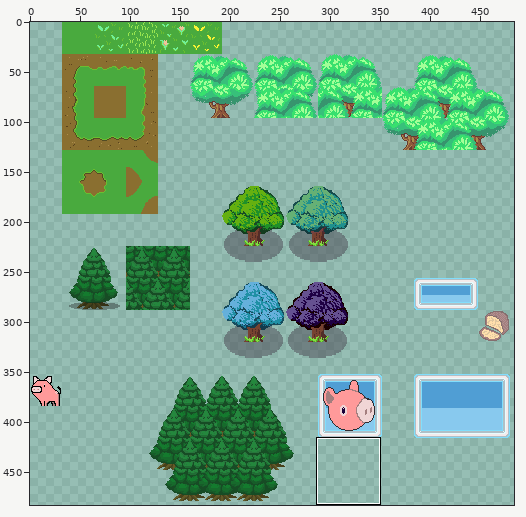
One commit to this sprite sheet: assets/sprites/Sprite-sheet.png. The first picture is a wide view before the edit; the outline marks the close-up.
Close-up. Earlier state:
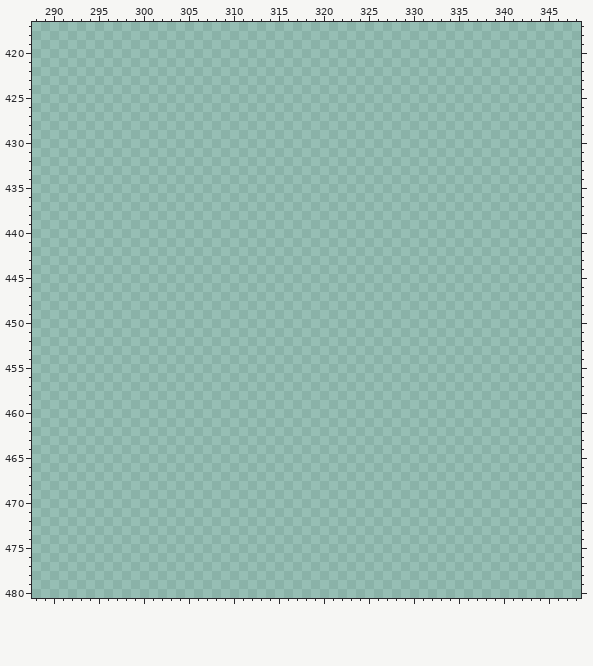
The file is 512x512 pixels. Colours within 5 levels of each other are drawn and written as one. Shown: x 288..348, y 417..480. The wide view leaves out empty margins. The commit also changed other parts of the picture, which this record leaves out.
Now the later version:
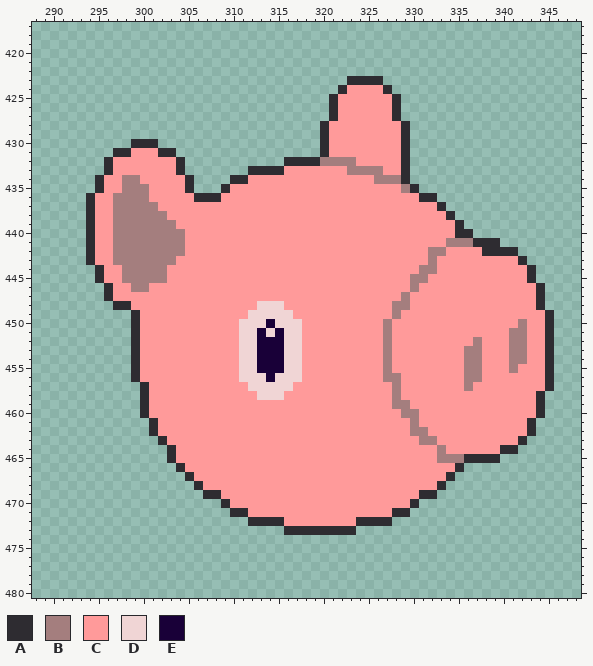
Palette (. is transparent): A #2e2c31  B #a47e7e  C #ff9a9a  D #f0d5d5  E #190038
Difference:
Changed rows in their new state; - is an unchanged pixel.
first column x 294:
423 -----------------------------AAAA-------------------
424 ----------------------------ACCCCA------------------
425 ---------------------------ACCCCCCA-----------------
426 ---------------------------ACCCCCCA-----------------
427 ---------------------------ACCCCCCA-----------------
428 --------------------------ACCCCCCCCA----------------
429 --------------------------ACCCCCCCCA----------------
430 -----AAA------------------ACCCCCCCCA----------------
431 ---AACCCAA----------------ACCCCCCCCA----------------
432 --ACCCCCCCA-----------AAAABBBBCCCCCA----------------
433 --ACCCCCCCA-------AAAACCCCCCCBBBBCCA----------------
434 -ACCBBCCCCCA----AACCCCCCCCCCCCCCBBBA----------------
435 -ACCBBBCCCCA---ACCCCCCCCCCCCCCCCCCCBA---------------
436 ACCBBBBCCCCCAAACCCCCCCCCCCCCCCCCCCCCCAA-------------
437 ACCBBBBBCCCCCCCCCCCCCCCCCCCCCCCCCCCCCCCA------------
438 ACCBBBBBBCCCCCCCCCCCCCCCCCCCCCCCCCCCCCCCA-----------
439 ACCBBBBBBBCCCCCCCCCCCCCCCCCCCCCCCCCCCCCCCA----------
440 ACCBBBBBBBBCCCCCCCCCCCCCCCCCCCCCCCCCCCCCCAA---------
441 ACCBBBBBBBBCCCCCCCCCCCCCCCCCCCCCCCCCCCCCBBBAAA------
442 ACCBBBBBBBBCCCCCCCCCCCCCCCCCCCCCCCCCCCBBCCCCAAAA----
443 ACCBBBBBBBCCCCCCCCCCCCCCCCCCCCCCCCCCCCBCCCCCCCCCA---
444 -ACCBBBBBCCCCCCCCCCCCCCCCCCCCCCCCCCCCBBCCCCCCCCCCA--
445 -ACCBBBBBCCCCCCCCCCCCCCCCCCCCCCCCCCCBBCCCCCCCCCCCA--
446 --ACCBBCCCCCCCCCCCCCCCCCCCCCCCCCCCCCBCCCCCCCCCCCCCA-
447 --ACCCCCCCCCCCCCCCCCCCCCCCCCCCCCCCCBCCCCCCCCCCCCCCA-
448 ---AACCCCCCCCCCCCCCDDDCCCCCCCCCCCCBBCCCCCCCCCCCCCCA-
449 -----ACCCCCCCCCCCCDDDDDCCCCCCCCCCCBCCCCCCCCCCCCCCCCA
450 -----ACCCCCCCCCCCDDDEDDDCCCCCCCCCBCCCCCCCCCCCCCCBCCA
451 -----ACCCCCCCCCCCDDEDEDDCCCCCCCCCBCCCCCCCCCCCCCBBCCA
452 -----ACCCCCCCCCCCDDEEEDDCCCCCCCCCBCCCCCCCCCBCCCBBCCA
453 -----ACCCCCCCCCCCDDEEEDDCCCCCCCCCBCCCCCCCCBBCCCBBCCA
454 -----ACCCCCCCCCCCDDEEEDDCCCCCCCCCBCCCCCCCCBBCCCBBCCA
455 -----ACCCCCCCCCCCDDEEEDDCCCCCCCCCBCCCCCCCCBBCCCBCCCA
456 -----ACCCCCCCCCCCDDDEDDDCCCCCCCCCBBCCCCCCCBBCCCCCCCA
457 ------ACCCCCCCCCCCDDDDDCCCCCCCCCCCBCCCCCCCBCCCCCCCCA
458 ------ACCCCCCCCCCCCDDDCCCCCCCCCCCCBCCCCCCCCCCCCCCCA-
459 ------ACCCCCCCCCCCCCCCCCCCCCCCCCCCBBCCCCCCCCCCCCCCA-
460 ------ACCCCCCCCCCCCCCCCCCCCCCCCCCCCBBCCCCCCCCCCCCCA-
461 -------ACCCCCCCCCCCCCCCCCCCCCCCCCCCCBCCCCCCCCCCCCA--
462 -------ACCCCCCCCCCCCCCCCCCCCCCCCCCCCBBCCCCCCCCCCCA--
463 --------ACCCCCCCCCCCCCCCCCCCCCCCCCCCCBBCCCCCCCCCA---
464 ---------ACCCCCCCCCCCCCCCCCCCCCCCCCCCCCBCCCCCCAA----
465 ---------ACCCCCCCCCCCCCCCCCCCCCCCCCCCCCBBBAAAA------
466 ----------ACCCCCCCCCCCCCCCCCCCCCCCCCCCCCCA----------
467 -----------ACCCCCCCCCCCCCCCCCCCCCCCCCCCCA-----------
468 ------------ACCCCCCCCCCCCCCCCCCCCCCCCCCA------------
469 -------------AACCCCCCCCCCCCCCCCCCCCCCAA-------------
470 ---------------ACCCCCCCCCCCCCCCCCCCCA---------------
471 ----------------AACCCCCCCCCCCCCCCCAA----------------
472 ------------------AAAACCCCCCCCAAAA------------------
473 ----------------------AAAAAAAA----------------------
